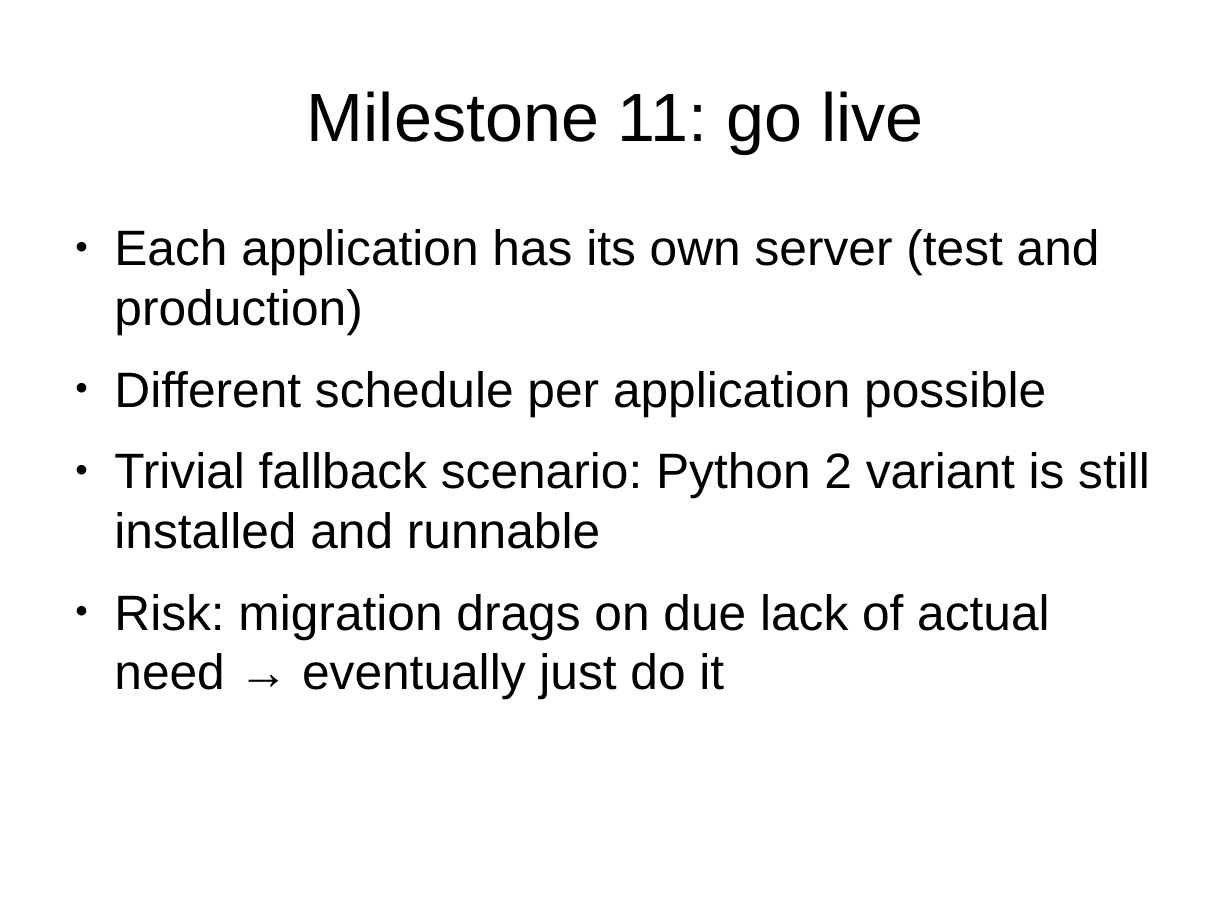
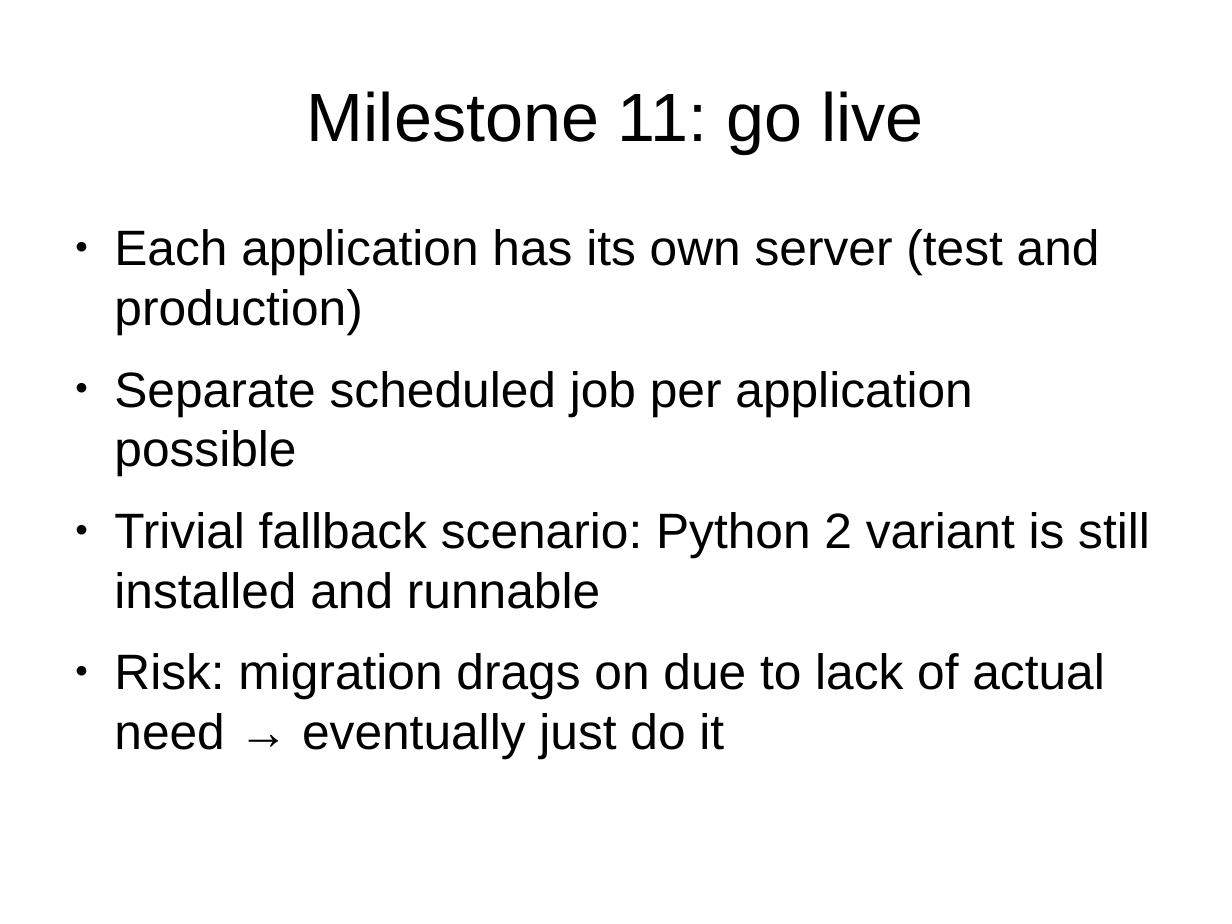
Before and after one commit to roskakori/talks, a slide deck: slide 31 of pygraz/python3_migration/Migration_to_Python3_in_Finance.odp. Drawn at 1232x924 pixels with LibreOffice and Linux fonts; fonts in the diff are those of the drawing. Boxes give left, top, right and bottom in pixels: in the first picture for what was removed or moved away, otherwise in the second. Text is boxed around its words. In the diff, an @@ line names an element or a change of style, - is before the commit and + after.

Commit message:
Cleaned up wording and typos.

```diff
--- a/pygraz/python3_migration/Migration_to_Python3_in_Finance.odp
+++ b/pygraz/python3_migration/Migration_to_Python3_in_Finance.odp
@@ text at [114, 371, 972, 476]: text changed @@
-● Different schedule per application possible
+● Separate scheduled job per application possible
@@ text at [114, 653, 1104, 758]: text changed @@
-● Risk: migration drags on due lack of actual need → eventually just do it
+● Risk: migration drags on due to lack of actual need → eventually just do it
```
Also in this commit, not shown: 6 other slides changed.
